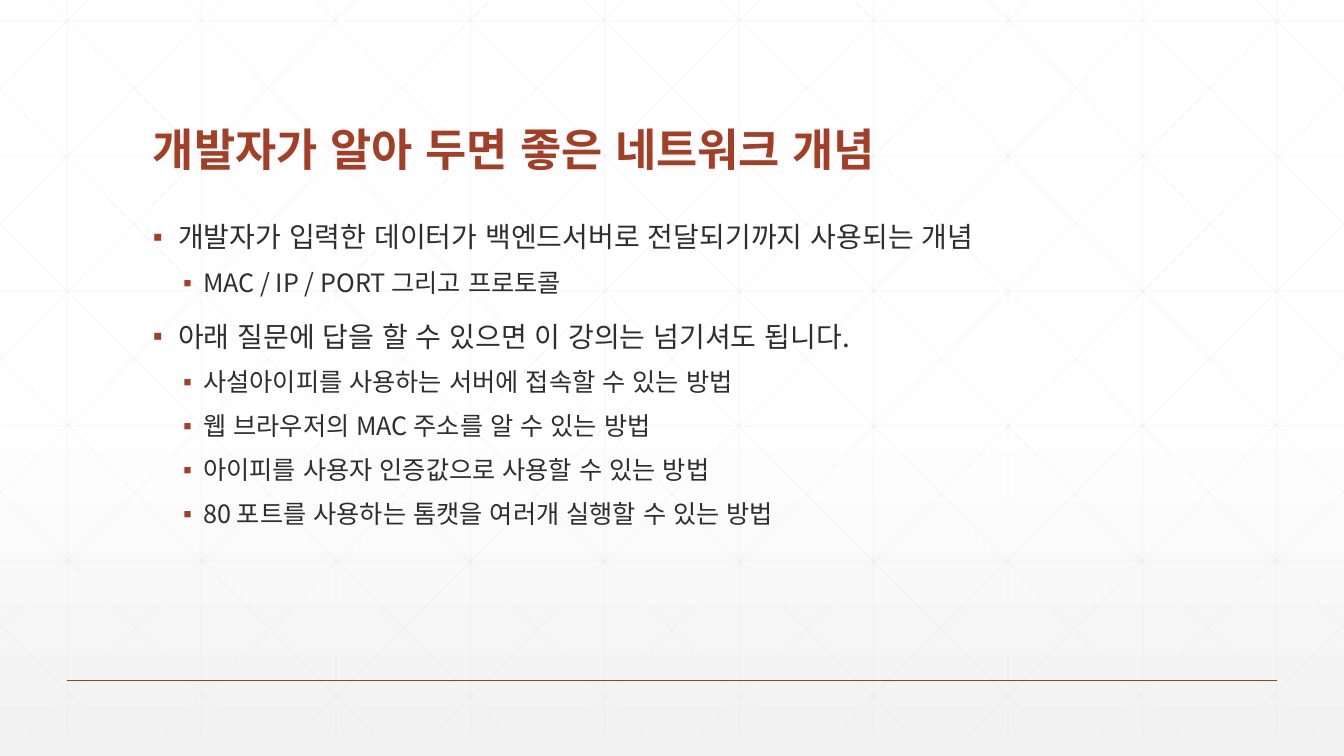
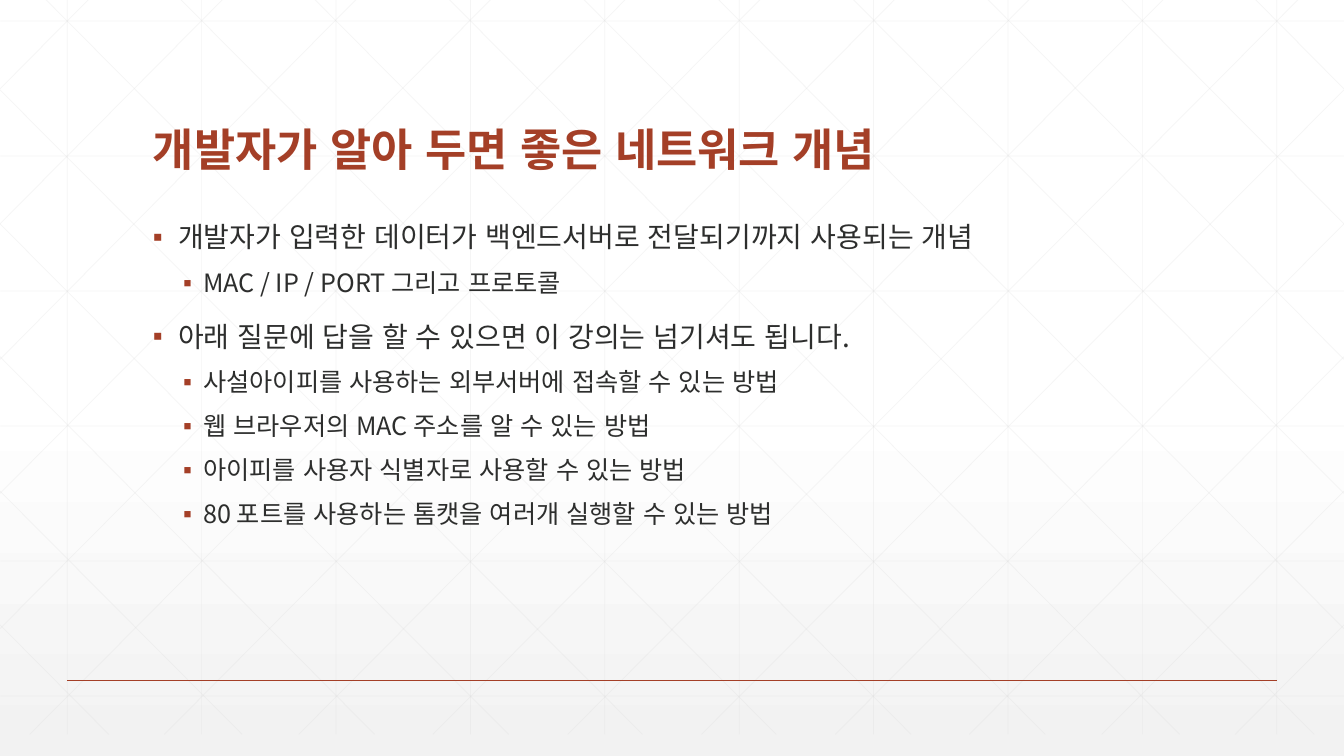
Before and after one commit to zeroshift01/code5, a slide deck: slide 1 of inflearn01/doc/1.(심화)개발자가알아두면좋을네트워크개념.pptx. Drawn at 1344x756 pixels with LibreOffice and Linux fonts; fonts in the diff are those of the drawing. Boxes give left, top, right and bottom in pixels: in the first picture for what was removed or moved away, otherwise in the second. Text is boxed around its words. In the diff, an @@ line names an element or a change of style, - is before the commit and + after.

```diff
--- a/inflearn01/doc/1.(심화)개발자가알아두면좋을네트워크개념.pptx
+++ b/inflearn01/doc/1.(심화)개발자가알아두면좋을네트워크개념.pptx
@@ text at [203, 370, 778, 393]: text changed @@
-  ▪ 사설아이피를 사용하는 서버에 접속할 수 있는 방법
+  ▪ 사설아이피를 사용하는 외부서버에 접속할 수 있는 방법
@@ text at [203, 458, 686, 481]: text changed @@
-  ▪ 아이피를 사용자 인증값으로 사용할 수 있는 방법
+  ▪ 아이피를 사용자 식별자로 사용할 수 있는 방법
```
Also in this commit, not shown: 3 other slides changed.
